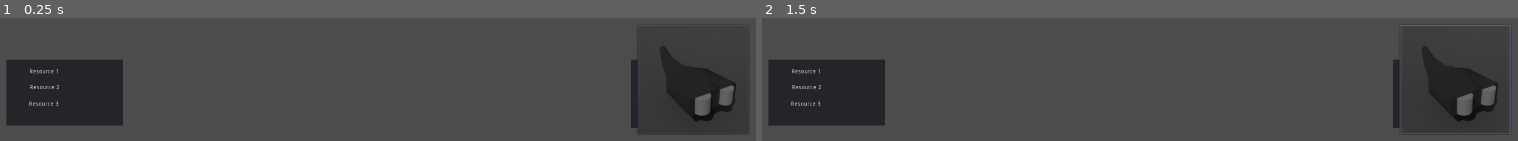
Above: before the commit, frames 1-2 (left to right).
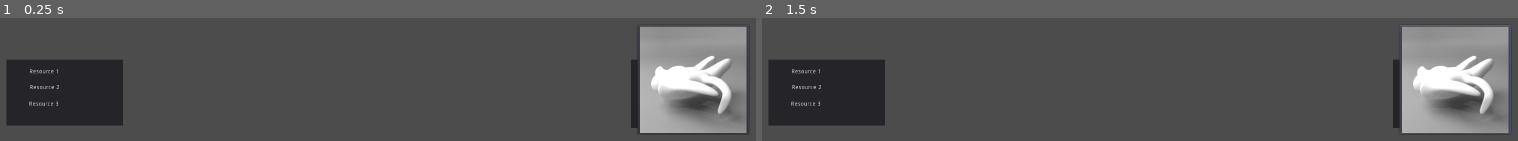
Above: after the commit, the same moments.

Repository: HansGoudey/rts-701
Game: Godot game, scene res://UI/GameUI.tscn
Same seed, same stepped clock (60 frames per second), same inputs: the game is played once before the commit and once after it. This scene is started directly instead of the project's main scene.
Inputs (mouse positions are in pixels of both pictures, inside the frame that each line leads up to):
- Up to frame 1 (0.25 s): no input
- Up to frame 2 (1.5 s): click (1457, 79) at 0.5 s; click (1457, 79) at 1.25 s

The runs differ from the first frame. In frame 1, 12% of the frame differs, in the area x 84-99%, y 7-94%; in frame 2, 12%.
Error in both runs: Attempt to call function 'connect' in base 'null instance' on a null instance. (res://UI/GameUI.gd:34)

Commit message:
Functional UI for workers, beginnings of color override for each affiliation

Diff:
--- a/RTS-701-Project/Affiliation.gd
+++ b/RTS-701-Project/Affiliation.gd
@@ -6,7 +6,7 @@
 var id:String = ""
 var color:Color = Color(0.0, 0.0, 0.0, 1.0)
 signal color_updated(color)
-var color_material:Material = null
+var color_material:SpatialMaterial = null
 
 # Resource Counts
 var resources = []
@@ -20,7 +20,6 @@
 
 # Visible Area (Fog of war)
 
-# TODO: Moves types to Building and Unit classes
 # Building Types
 enum {BUILDING_TYPE_ARMY, BUILDING_TYPE_BASE}
 
@@ -28,8 +27,10 @@
 enum {UNIT_TYPE_ARMY, UNIT_TYPE_WORKER}
 
 func _ready() -> void:
+	print("Affiliation Ready")
 	resources = [100, 100, 100]
-	color_material = null
+	color_material = SpatialMaterial.new()
+	color_material.albedo_color = color
 
 func rpc_set_color_from_hue(hue:float) -> void:
 	set_color_from_hue(hue)
@@ -42,6 +43,7 @@
 remote func set_color(color:Color) -> void:
 	emit_signal("color_updated", color)
 	self.color = color
+	color_material.albedo_color = color
 
 remote func set_id(id:String) -> void:
 	self.id = id
--- a/RTS-701-Project/Buildings/BuildingBase.gd
+++ b/RTS-701-Project/Buildings/BuildingBase.gd
@@ -26,6 +26,9 @@
 func die() -> void:
 	pass
 
+func set_affiliation_material() -> void:
+	$Cube.set_material_override(affiliation.color_material)
+
 
 # =================================================================================================
 # ============================ Functions overriden from Building Class ============================
--- a/RTS-701-Project/Buildings/BuildingBase.tscn
+++ b/RTS-701-Project/Buildings/BuildingBase.tscn
@@ -3,5 +3,5 @@
 [ext_resource path="res://Buildings/Base.glb" type="PackedScene" id=1]
 [ext_resource path="res://Buildings/BuildingBase.gd" type="Script" id=2]
 
-[node name="Scene Root" index="0" instance=ExtResource( 1 )]
+[node name="BuildingBase" instance=ExtResource( 1 )]
 script = ExtResource( 2 )
--- a/RTS-701-Project/Entity.gd
+++ b/RTS-701-Project/Entity.gd
@@ -49,6 +49,8 @@
 	select_circle.set_visible(false)
 	add_child(select_circle, true)
 
+	set_affiliation_material()
+
 func check_cost_and_resources() -> bool:
 	for i in range(affiliation.resources.size()):
 		if cost[i] > affiliation.resources[i]:
@@ -96,3 +98,6 @@
 
 func die() -> void:
 	pass
+
+func set_affiliation_material() -> void:
+	pass
--- a/RTS-701-Project/Player.gd
+++ b/RTS-701-Project/Player.gd
@@ -43,6 +43,7 @@
 
 # Place Building Mode
 var create_building_mode:bool = false
+var create_building_type:int = 0
 
 # Called when the node enters the scene tree for the first time.
 func _ready():
@@ -61,8 +62,9 @@
 	assert(game_ui.connect("building_production_start", self, "building_production_start") == OK)
 	game_ui.hide_actions_panels()
 
-func place_building_pressed():
+func place_building_pressed(type:int):
 	create_building_mode = true
+	create_building_type = type
 
 func building_production_start(building_type:int, production_type:int):
 	for entity in selected_entities:
@@ -72,7 +74,7 @@
 				building.rpc_start_production(production_type)
 
 func add_building():
-	affiliation.rpc_add_building(affiliation.BUILDING_TYPE_ARMY, project_mouse_to_terrain())
+	affiliation.rpc_add_building(create_building_type, project_mouse_to_terrain())
 	create_building_mode = false
 
 remote func set_camera_translation(translation:Vector3):
--- a/RTS-701-Project/UI/GameUI.gd
+++ b/RTS-701-Project/UI/GameUI.gd
@@ -56,18 +56,23 @@
 		visible_panel.set_visible(false)
 	if type == PANEL_NONE:
 		visible_panel_type = PANEL_NONE
+		visible_panel = null
 	elif type == PANEL_UNIT_WORKER:
 		$ActionsWorker.set_visible(true)
 		visible_panel_type = PANEL_UNIT_WORKER
+		visible_panel = $ActionsWorker
 	elif type == PANEL_UNIT_ARMY:
 		$ActionsArmyUnit.set_visible(true)
 		visible_panel_type = PANEL_UNIT_ARMY
+		visible_panel = $ActionsArmyUnit
 	elif type == PANEL_BUILDING_BASE:
 		$ActionsBase.set_visible(true)
 		visible_panel_type = PANEL_BUILDING_BASE
+		visible_panel = $ActionsBase
 	elif type == PANEL_BUILDING_ARMY:
 		$ActionsArmy.set_visible(true)
 		visible_panel_type = PANEL_BUILDING_ARMY
+		visible_panel = $ActionsArmy
 
 func place_building_pressed(type:int):
 	emit_signal("place_building_pressed", type)
--- a/RTS-701-Project/UI/GameUI.tscn
+++ b/RTS-701-Project/UI/GameUI.tscn
@@ -1,7 +1,10 @@
-[gd_scene load_steps=3 format=2]
+[gd_scene load_steps=6 format=2]
 
 [ext_resource path="res://UI/GameUI.gd" type="Script" id=1]
-[ext_resource path="res://Units/Worker.png" type="Texture" id=2]
+[ext_resource path="res://Buildings/Base.png" type="Texture" id=2]
+[ext_resource path="res://Buildings/Army.png" type="Texture" id=3]
+[ext_resource path="res://Units/Army.png" type="Texture" id=4]
+[ext_resource path="res://Units/Worker.png" type="Texture" id=5]
 
 [node name="GameUI" type="Control"]
 anchor_right = 1.0
@@ -21,16 +24,17 @@
 rect_pivot_offset = Vector2( 188.924, 88.008 )
 
 [node name="PlaceBase" type="Button" parent="ActionsWorker"]
-margin_left = 118.697
-margin_top = 17.9811
-margin_right = 173.697
-margin_bottom = 72.9811
+margin_left = 24.161
+margin_top = -88.8323
+margin_right = 292.161
+margin_bottom = 173.168
+icon = ExtResource( 2 )
 
 [node name="PlaceArmy" type="Button" parent="ActionsWorker"]
-margin_left = 36.4904
-margin_top = 17.585
-margin_right = 91.4904
-margin_bottom = 72.585
+margin_left = -268.0
+margin_top = -93.0
+margin_bottom = 169.0
+icon = ExtResource( 3 )
 
 [node name="ActionsArmyUnit" type="Panel" parent="."]
 visible = false
@@ -45,7 +49,6 @@
 rect_pivot_offset = Vector2( 188.924, 88.008 )
 
 [node name="ActionsArmy" type="Panel" parent="."]
-visible = false
 anchor_left = 1.0
 anchor_top = 1.0
 anchor_right = 1.0
@@ -61,9 +64,10 @@
 margin_top = -83.0
 margin_right = 283.0
 margin_bottom = 179.0
-icon = ExtResource( 2 )
+icon = ExtResource( 4 )
 
 [node name="ActionsBase" type="Panel" parent="."]
+visible = false
 anchor_left = 1.0
 anchor_top = 1.0
 anchor_right = 1.0
--- a/RTS-701-Project/Units/UnitArmy.tscn
+++ b/RTS-701-Project/Units/UnitArmy.tscn
@@ -1,11 +1,7 @@
 [gd_scene load_steps=3 format=2]
 
-[ext_resource path="res://Units/UnitArmy.gd" type="Script" id=1]
-[ext_resource path="res://Units/Army.glb" type="PackedScene" id=2]
+[ext_resource path="res://Units/Army.glb" type="PackedScene" id=1]
+[ext_resource path="res://Units/UnitArmy.gd" type="Script" id=2]
 
-
-
-[node name="UnitTypeBasic" type="Spatial"]
-script = ExtResource( 1 )
-
-[node name="Scene Root" parent="." instance=ExtResource( 2 )]
+[node name="UnitArmy" instance=ExtResource( 1 )]
+script = ExtResource( 2 )
--- a/RTS-701-Project/Units/UnitWorker.tscn
+++ b/RTS-701-Project/Units/UnitWorker.tscn
@@ -3,5 +3,5 @@
 [ext_resource path="res://Units/Worker.glb" type="PackedScene" id=1]
 [ext_resource path="res://Units/UnitWorker.gd" type="Script" id=2]
 
-[node name="Scene Root" instance=ExtResource( 1 )]
+[node name="UnitWorker" instance=ExtResource( 1 )]
 script = ExtResource( 2 )
Not shown: 1 places in RTS-701-Project/UI/GameUI.tscn that only renumber resources
Binary file added: RTS-701-Project/Units/Army.png
Not shown, added: RTS-701-Project/Units/Army.png.import
Not shown, changed: Resources/Units/Army.blend
